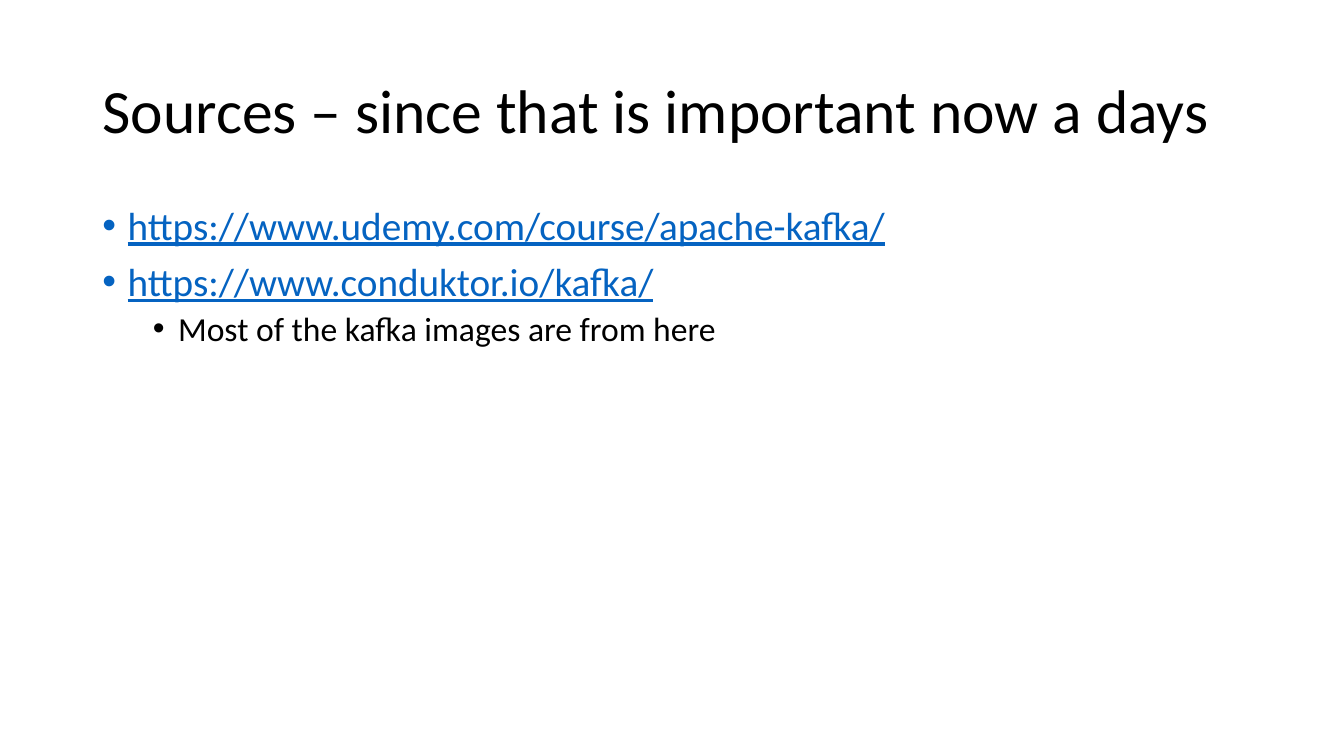
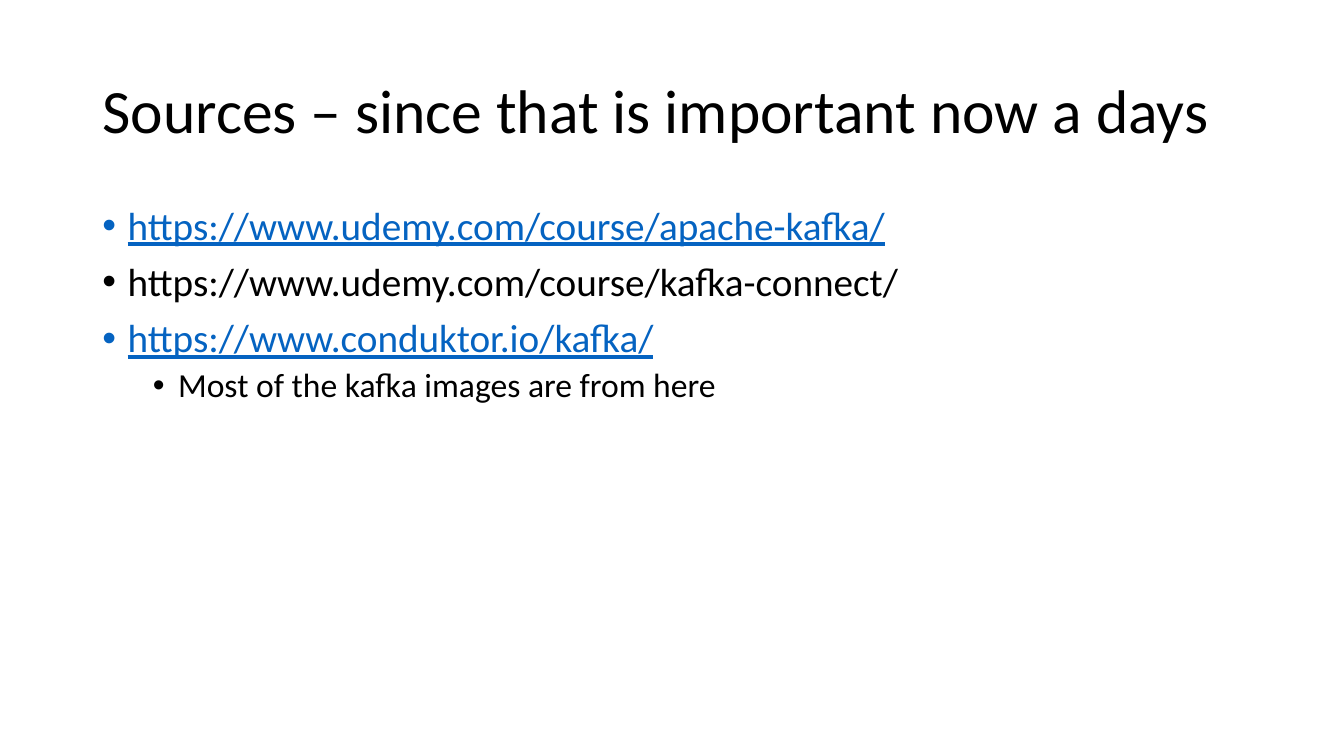
Before and after one commit to fortedigital/cg-kafka, a slide deck: slide 24 of workshop2/Kafka - 102.pptx. Drawn at 1344x756 pixels with LibreOffice and Linux fonts; fonts in the diff are those of the drawing. Boxes give left, top, right and bottom in pixels: in the first picture for what was removed or moved away, otherwise in the second. Text is boxed around its words. In the diff, an @@ line names an element or a change of style, - is before the commit and + after.

```diff
--- a/workshop2/Kafka - 102.pptx
+++ b/workshop2/Kafka - 102.pptx
@@ text at (128,268,898,303): paragraph added @@
+• https://www.udemy.com/course/kafka-connect/
```
Also in this commit, not shown: 4 other slides changed, 2 slides removed.
